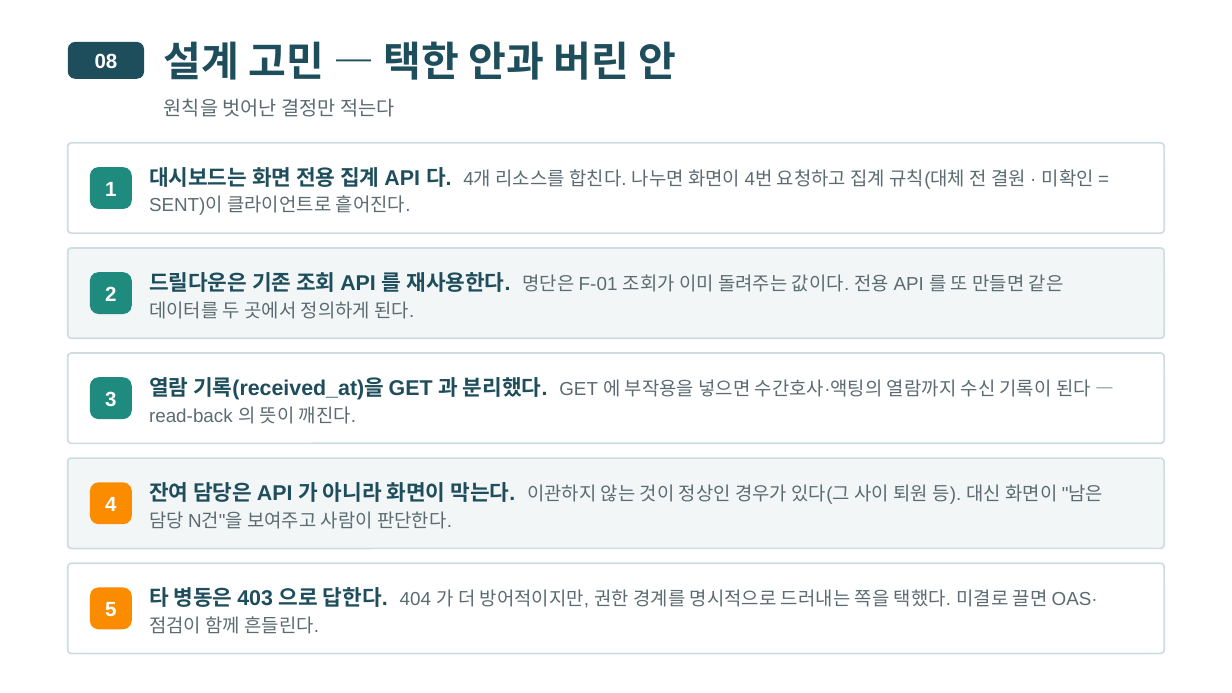
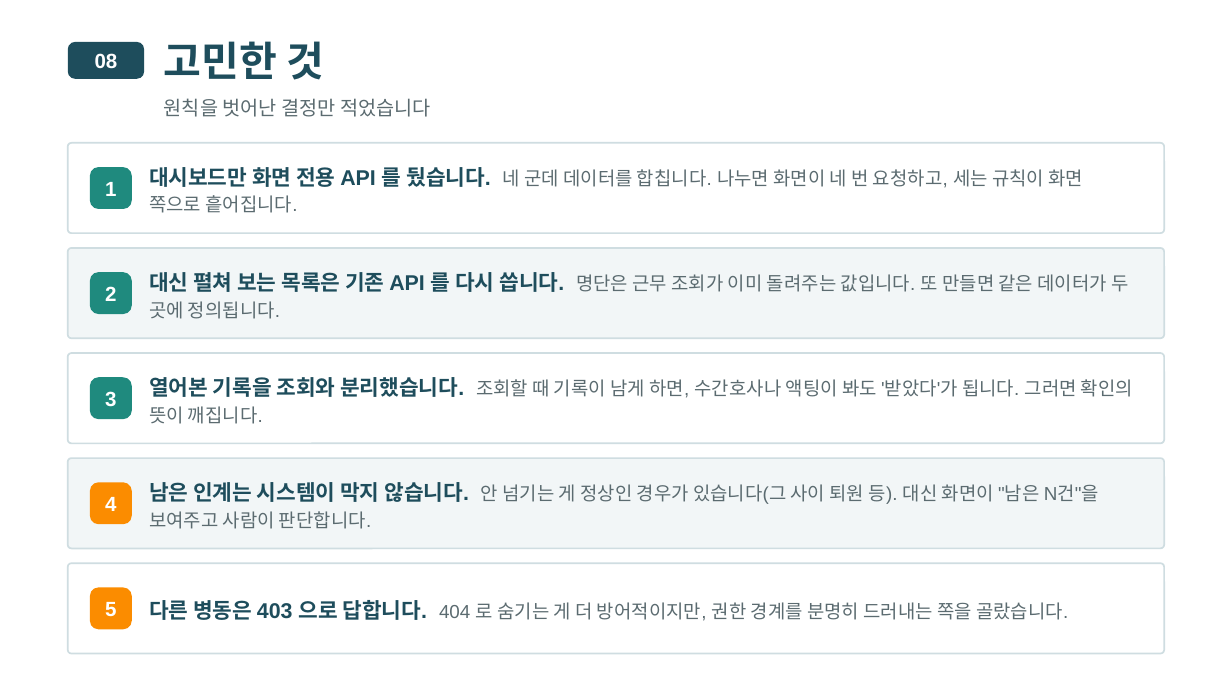
Before and after one commit to wodnjs2020136144/skala-webservice-mini, a slide deck: slide 33 of deliverables/10반_황재원_너와나의인계고리-개요.pptx (slide 27 before the commit). Drawn at 1232x693 pixels with LibreOffice and Linux fonts; fonts in the diff are those of the drawing. Boxes give left, top, right and bottom in pixels: in the first picture for what was removed or moved away, otherwise in the second. Text is boxed around its words. In the diff, an @@ line names an element or a change of style, - is before the commit and + after.

```diff
--- a/deliverables/10반_황재원_너와나의인계고리-개요.pptx
+++ b/deliverables/10반_황재원_너와나의인계고리-개요.pptx
@@ text at (164, 41, 324, 80): text changed @@
-설계 고민 — 택한 안과 버린 안
+고민한 것
@@ text at (164, 98, 431, 117): text changed @@
-원칙을 벗어난 결정만 적는다
+원칙을 벗어난 결정만 적었습니다
@@ text at (149, 167, 1083, 213): text changed @@
-대시보드는 화면 전용 집계 API 다. 4개 리소스를 합친다. 나누면 화면이 4번 요청하고 집계 규칙(대체 전 결원 · 미확인 = SENT)이 클라이언트로 흩어진다.
+대시보드만 화면 전용 API 를 뒀습니다. 네 군데 데이터를 합칩니다. 나누면 화면이 네 번 요청하고, 세는 규칙이 화면 쪽으로 흩어집니다.
@@ text at (149, 272, 1128, 319): text changed @@
-드릴다운은 기존 조회 API 를 재사용한다. 명단은 F-01 조회가 이미 돌려주는 값이다. 전용 API 를 또 만들면 같은 데이터를 두 곳에서 정의하게 된다.
+대신 펼쳐 보는 목록은 기존 API 를 다시 씁니다. 명단은 근무 조회가 이미 돌려주는 값입니다. 또 만들면 같은 데이터가 두 곳에 정의됩니다.
@@ text at (149, 377, 1133, 424): text changed @@
-열람 기록(received_at)을 GET 과 분리했다. GET 에 부작용을 넣으면 수간호사·액팅의 열람까지 수신 기록이 된다 — read-back 의 뜻이 깨진다.
+열어본 기록을 조회와 분리했습니다. 조회할 때 기록이 남게 하면, 수간호사나 액팅이 봐도 '받았다'가 됩니다. 그러면 확인의 뜻이 깨집니다.
@@ text at (149, 482, 1099, 529): text changed @@
-잔여 담당은 API 가 아니라 화면이 막는다. 이관하지 않는 것이 정상인 경우가 있다(그 사이 퇴원 등). 대신 화면이 "남은 담당 N건"을 보여주고 사람이 판단한다.
+남은 인계는 시스템이 막지 않습니다. 안 넘기는 게 정상인 경우가 있습니다(그 사이 퇴원 등). 대신 화면이 "남은 N건"을 보여주고 사람이 판단합니다.
@@ text at (149, 600, 1068, 621): text changed @@
-타 병동은 403 으로 답한다. 404 가 더 방어적이지만, 권한 경계를 명시적으로 드러내는 쪽을 택했다. 미결로 끌면 OAS·점검이 함께 흔들린다.
+다른 병동은 403 으로 답합니다. 404 로 숨기는 게 더 방어적이지만, 권한 경계를 분명히 드러내는 쪽을 골랐습니다.
```
Also in this commit, not shown: 23 other slides changed, 10 slides added, 4 slides removed, 29 other files.
